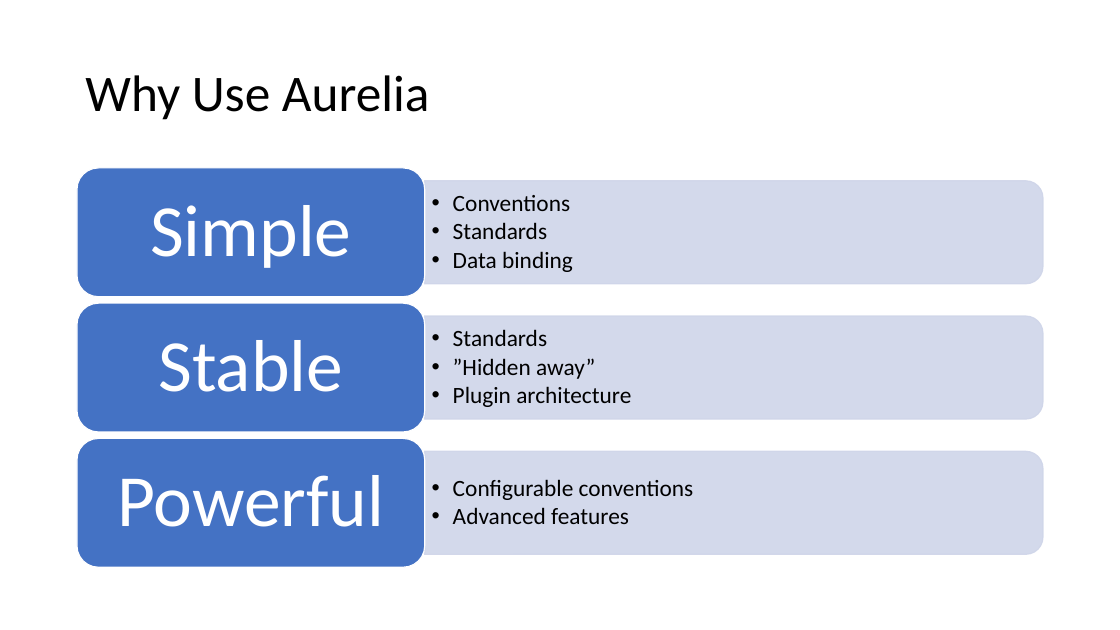
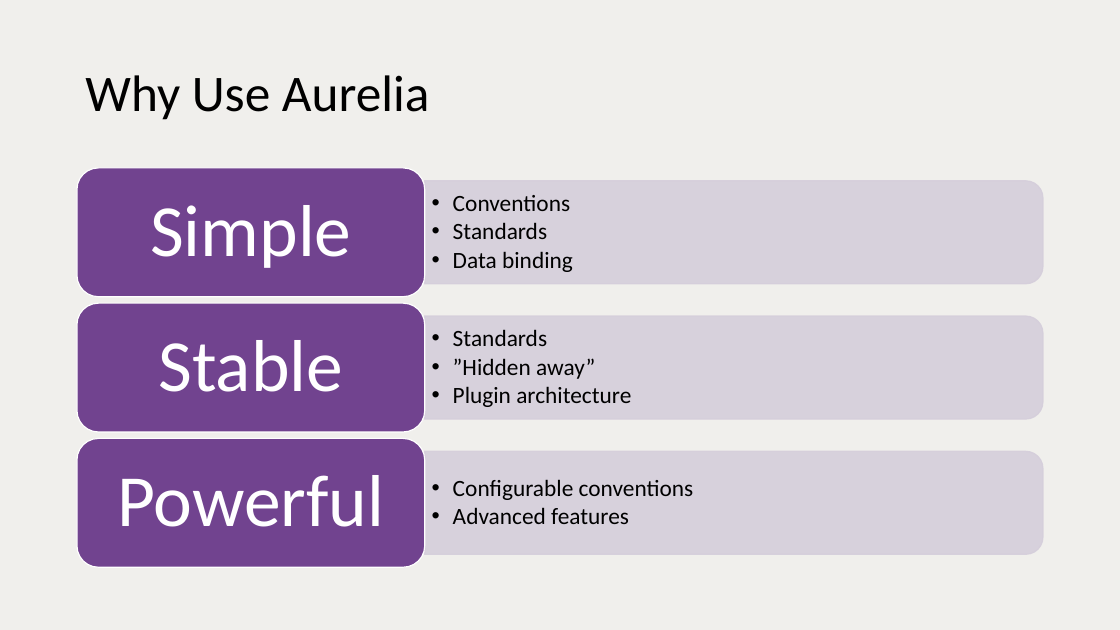
Before and after one commit to vuorinem/ADNUGTalk, a slide deck: slide 31 of Aurelia.pptm (slide 30 before the commit). Drawn at 1120x630 pixels with LibreOffice and Linux fonts; fonts in the diff are those of the drawing. Boxes give left, top, right and bottom in pixels: in the first picture for what was removed or moved away, otherwise in the second. Text is boxed around its words. In the diff, an @@ line names an element or a change of style, - is before the commit and + after.

```diff
--- a/Aurelia.pptm
+++ b/Aurelia.pptm
@@ background #FFFFFF to #F0EFEC @@
@@ fill #4472C4 to #71438F in 3 elements at [77,168,425,297], [77,303,425,432], [77,439,425,567] @@
@@ fill #CFD5EA at 90% opacity to #D5CFDB at 90% opacity; outline #CFD5EA 1 pt to #D5CFDB 1 pt in 3 elements at [425,181,1043,284], [425,316,1043,420], [425,452,1043,555] @@
```
Also in this commit, not shown: 18 other slides changed, 7 slides added, 5 slides removed.
